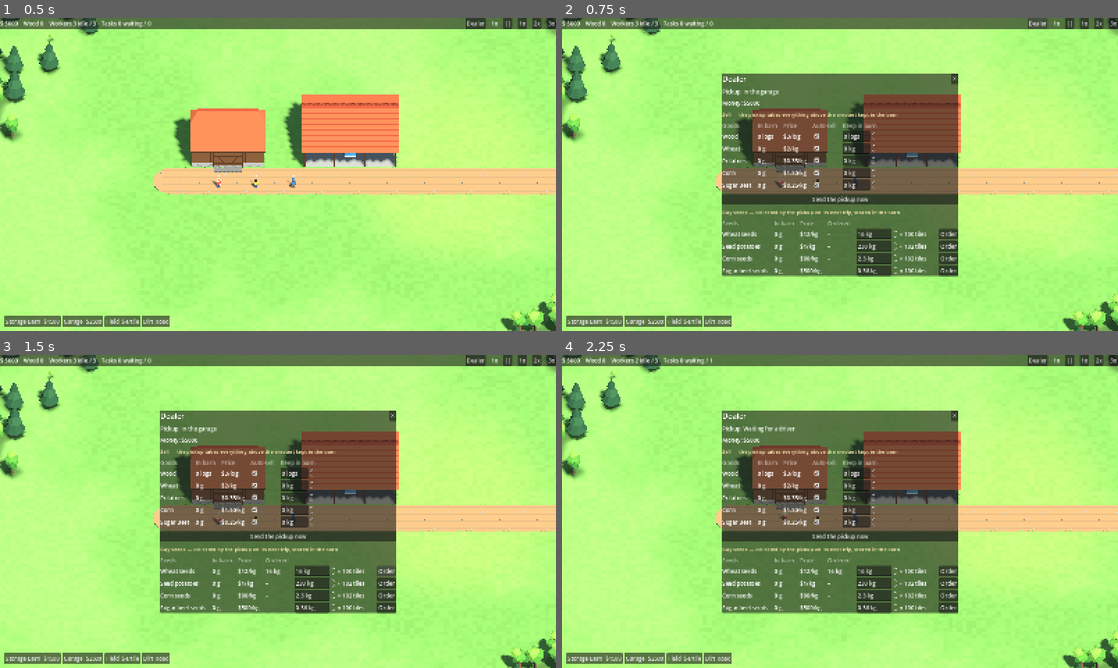
Above: before the commit, frames 1-4 (two rows, left to right).
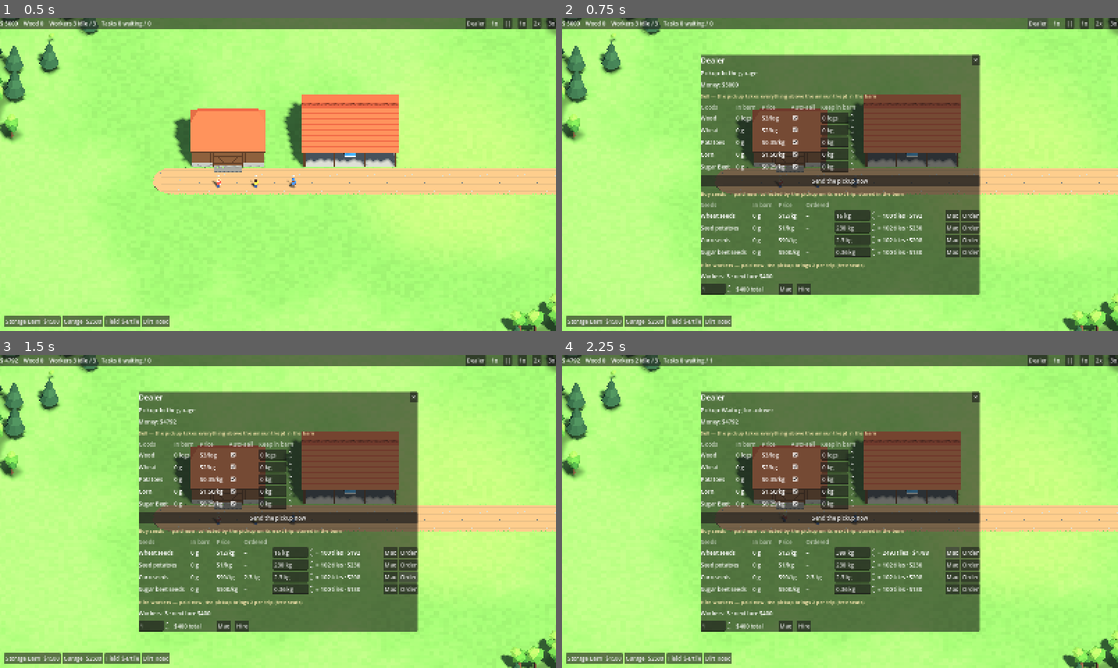
Above: after the commit, the same moments.

Repository: tominek/farmio
Game: Godot game, scene res://scenes/game.tscn
The game is run twice, just before and just after one commit, with the same random seed, the same clock (stepped at 60 frames per second) and the same inputs.
Inputs (mouse positions are in pixels of both pictures, inside the frame that each line leads up to):
- Up to frame 1 (0.5 s): no input
- Up to frame 2 (0.75 s): click "Dealer" at 0.5 s
- Up to frame 3 (1.5 s): click "Order" at 1.25 s
- Up to frame 4 (2.25 s): click (951, 552) at 2 s, where only the run after the commit has a clickable "Max"

Frame 1 is identical in both runs. In frame 2, 21% of the frame differs, in the area x 25-76%, y 11-89%; in frame 3, 21%; in frame 4, 21%, in the area x 0-76%, y 0-89%.

Commit message:
Hire workers at the Dealer, prepay orders, sow partial rows with leftover seed
- Hiring: scaling fee (first 3 free, then $400 ×1.25), new hires ride home on the pickup's free seats
- Seed orders and hires are paid when placed (Max button, disabled when unaffordable, refund on cancel)
- Seed rows take whatever seed is left and sow that many tiles; HUD shows how much seed fields still need
- Design: optional fertilizing and spraying in litres, only when in storage

Diff:
--- a/scripts/game.gd
+++ b/scripts/game.gd
@@ -231,6 +231,9 @@
 	print("fields placed: ", placed.size())
 	for crop in crops:
 		world.order(Defs.seed_of(crop), Defs.seed_per_tile(crop) * 40.0)
+	print("order beyond budget accepted: ", world.order(&"seed_beet", 1000.0))
+	print("hiring 3, cost $", world.hire_cost(3), " workers ", world.workers.size())
+	world.hire(3)
 	if placed.is_empty():
 		return
 	var center := Defs.footprint_center(placed[0].anchor, placed[0].size) + Vector3(18, 0, 0)
@@ -262,6 +265,7 @@
 		print("loading ", world.trip_status, " cargo ", v.cargo, " helpers busy: ", world.workers.filter(func(x: Worker) -> bool: return x.task != null and x.task.kind == Task.Kind.HELP).size())
 		await _shot("10d_unloading_at_dealer", Vector3(v.pos.x, 0, v.pos.y) * Defs.TILE, 22.0, 20.0)
 		print("dealer ", world.trip_status, " cargo ", v.cargo)
+		print("passengers ", v.passengers.size(), " hires waiting ", world.hires_wanted, " workers ", world.workers.size(), " money ", world.money)
 	for step in [[90.0, "11_cultivating"], [150.0, "12_seeding"], [200.0, "13_growing"], [180.0, "14_ripe"], [60.0, "15_harvesting"], [200.0, "16_after_harvest"]]:
 		_simulate(step[0])
 		await _shot(step[1], center, 50.0, 0.0)
--- a/scripts/sim/defs.gd
+++ b/scripts/sim/defs.gd
@@ -41,6 +41,10 @@
 const SELL_PRICE := { &"wood": 3.0, &"wheat": 2.0, &"potato": 0.35, &"corn": 1.5, &"beet": 0.25 }
 const SEED_PRICE := { &"wheat": 12.0, &"potato": 1.0, &"corn": 90.0, &"beet": 500.0 }
 const PICKUP_CAPACITY := 800.0    # kg
+const PICKUP_SEATS := 3           # driver + 2 passengers (new hires ride along)
+const HIRE_TIME := 4.0            # seconds at the Dealer per hired worker
+const HIRE_BASE_COST := 400       # the 4th worker; every next one costs HIRE_COST_GROWTH times more
+const HIRE_COST_GROWTH := 1.25
 const PICKUP_HAUL_MIN := 300.0    # kg in a field pile before the pickup comes for it
 const PICKUP_SPEED := 4.0         # tiles per second on a dirt road
 const VEHICLE_ROAD_SPEED := { &"dirt": 1.0, &"gravel": 1.25 }
@@ -157,6 +161,13 @@
 	return Vector2i(floori(p.x / TILE), floori(p.z / TILE))
 
 
+## One-time fee for the n-th worker (1-based); the family workers are free.
+static func hire_cost(n: int) -> int:
+	if n <= START_WORKERS:
+		return 0
+	return snappedi(roundi(HIRE_BASE_COST * pow(HIRE_COST_GROWTH, n - START_WORKERS - 1)), 50)
+
+
 ## Weight in kg of an amount of a resource (wood is counted in logs).
 static func weight(res: StringName, amount: float) -> float:
 	return amount * LOG_WEIGHT if res == &"wood" else amount
--- a/scripts/sim/task_queue.gd
+++ b/scripts/sim/task_queue.gd
@@ -54,7 +54,7 @@
 		return a.created < b.created)
 	for i in mini(MAX_TRIES, candidates.size()):
 		var t := candidates[i]
-		if t.fetch != &"" and world.stock.get(t.fetch, 0.0) < t.fetch_amount:
+		if t.fetch != &"" and world.stock.get(t.fetch, 0.0) < world.fetch_min(t):
 			t.retry_at = now + 2.0          # e.g. no seeds in storage yet
 			continue
 		var spot: Variant = world.work_spot(t, from)
--- a/scripts/sim/vehicle.gd
+++ b/scripts/sim/vehicle.gd
@@ -11,6 +11,7 @@
 var parked := true
 var driver: Worker = null
 var cargo := {}             # resource -> amount
+var passengers: Array[Worker] = []   # new hires riding to the farm
 
 
 func _init(p_id: int, p_garage: Building, p_block: Vector2i) -> void:
--- a/scripts/sim/worker.gd
+++ b/scripts/sim/worker.gd
@@ -43,6 +43,8 @@
 func tick(world: World, dt: float) -> void:
 	match phase:
 		Phase.IDLE:
+			if in_vehicle:
+				return          # a passenger: rides along until dropped off
 			_poll -= dt
 			if _poll <= 0.0:
 				_poll = 0.5
--- a/scripts/sim/world.gd
+++ b/scripts/sim/world.gd
@@ -25,6 +25,8 @@
 }
 var auto_sell := {}                # resource -> {"on": bool, "keep": float}
 var orders := {}                   # seed resource -> amount ordered at the Dealer, not yet collected
+var hires_wanted := 0               # workers hired at the Dealer, waiting to be picked up
+var _hire_fees: Array[int] = []    # prepaid fee of each waiting hire (refunded on cancel)
 var trip_status := "In the garage"
 
 var tree_kind: PackedByteArray     # Defs.TreeKind per tile
@@ -385,7 +387,8 @@
 				&"cultivate":
 					_queue_row(f, t.row, Field.RowStep.SEED)
 				&"seed":
-					_queue_row(f, t.row, Field.RowStep.GROW)
+					if f.row_task[t.row] == t:   # otherwise the rest of the row still waits for seed
+						_queue_row(f, t.row, Field.RowStep.GROW)
 					w.carrying = &""          # the seed sack is used up
 					w.carry_amount = 0.0
 				&"harvest":
@@ -453,6 +456,8 @@
 		if t.kind == Task.Kind.FIELD and pick.phase == Worker.Phase.WORKING and pick.strip_i > 0:
 			t.cells = t.cells.slice(mini(pick.strip_i, t.cells.size() - 1))
 			t.cell = t.cells[0]
+			if t.fetch != &"":
+				t.fetch_amount = t.cells.size() * Defs.seed_per_tile(t.field.crop)
 	if pick.carrying != &"":
 		deliver(pick)
 	workers.erase(pick)
@@ -463,7 +468,7 @@
 func idle_workers() -> int:
 	var n := 0
 	for w in workers:
-		if w.phase == Worker.Phase.IDLE:
+		if w.phase == Worker.Phase.IDLE and not w.in_vehicle:
 			n += 1
 	return n
 
@@ -481,28 +486,72 @@
 
 # --- seeds ---------------------------------------------------------------------
 
+## Least amount a task can start with: seed rows can be sown partly (one tile's worth).
+func fetch_min(t: Task) -> float:
+	if t.step == &"seed":
+		return Defs.seed_per_tile(t.field.crop) - 0.000001
+	return t.fetch_amount
+
+
 ## Worker picks up what a task needs from storage (seed sack). False if it is gone.
+## With too little seed for the whole row, it takes what there is and sows that many tiles;
+## the rest of the row becomes a new task that waits for more seed.
 func take_fetch(t: Task, w: Worker) -> bool:
-	if stock.get(t.fetch, 0.0) < t.fetch_amount:
+	var have: float = stock.get(t.fetch, 0.0)
+	if have < fetch_min(t):
 		return false
-	stock[t.fetch] -= t.fetch_amount
+	if have < t.fetch_amount - 0.000001:
+		var per_tile := Defs.seed_per_tile(t.field.crop)
+		var n := clampi(floori(have / per_tile + 0.000001), 1, t.cells.size() - 1)
+		var rest := Task.new(Task.Kind.FIELD, t.cells[n], t.work, t.created)
+		rest.category = t.category
+		rest.field = t.field
+		rest.step = t.step
+		rest.row = t.row
+		rest.cells = t.cells.slice(n)
+		rest.fetch = t.fetch
+		rest.fetch_amount = rest.cells.size() * per_tile
+		rest.retry_at = time + 2.0
+		t.cells = t.cells.slice(0, n)
+		t.fetch_amount = n * per_tile
+		t.field.row_task[t.row] = rest
+		tasks.add(rest)
+	var amount := minf(t.fetch_amount, have)
+	stock[t.fetch] = have - amount
 	w.carrying = t.fetch
-	w.carry_amount = t.fetch_amount
+	w.carry_amount = amount
 	stock_changed.emit()
 	return true
+
+
+## Seed still needed by waiting rows beyond what is in storage, per seed resource.
+func seed_shortage() -> Dictionary:
+	var need := {}
+	for t in tasks.tasks:
+		if t.fetch != &"" and t.worker == null:
+			need[t.fetch] = need.get(t.fetch, 0.0) + t.fetch_amount
+	var out := {}
+	for res: StringName in need:
+		var missing: float = need[res] - stock.get(res, 0.0)
+		if missing > 0.000001:
+			out[res] = missing
+	return out
 
 
 ## Short warnings for the HUD.
 func alerts() -> PackedStringArray:
 	var out := PackedStringArray()
-	var missing := {}
-	for t in tasks.tasks:
-		if t.fetch != &"" and t.worker == null and stock.get(t.fetch, 0.0) < t.fetch_amount:
-			missing[t.fetch] = true
-	for res: StringName in missing:
+	var short := seed_shortage()
+	for res: StringName in short:
 		var ordered: float = orders.get(res, 0.0)
-		out.append("No %s in storage — %s" % [Defs.resource_name(res).to_lower(),
-			"the pickup will bring %s" % Defs.format_kg(ordered) if ordered > 0.0 else "order them at the Dealer"])
+		var line := "%s: fields need %s more" % [Defs.resource_name(res), Defs.format_kg(short[res])]
+		if ordered >= short[res]:
+			line += " — the pickup will bring %s" % Defs.format_kg(ordered)
+		elif ordered > 0.0:
+			line += " — ordered %s, order %s more at the Dealer" % [Defs.format_kg(ordered), Defs.format_kg(short[res] - ordered)]
+		else:
+			line += " — order them at the Dealer"
+		out.append(line)
 	return out
 
 
@@ -545,15 +594,91 @@
 	return n
 
 
-func order(res: StringName, amount: float) -> void:
+## Seeds are paid when ordered; the pickup only collects them. False if there is not enough money.
+func order(res: StringName, amount: float) -> bool:
+	var cost := order_cost(res, amount)
+	if amount <= 0.0 or cost > money:
+		return false
+	money -= cost
 	orders[res] = orders.get(res, 0.0) + amount
 	stock_changed.emit()
+	return true
+
+
+func order_cost(res: StringName, amount: float) -> int:
+	return ceili(amount * Defs.SEED_PRICE[StringName(String(res).trim_prefix("seed_"))])
 
 
 ## "Send the pickup now" from the Dealer panel: go even with a small load.
 func request_trip() -> void:
 	_force_trip = true
 	_maybe_queue_trip()
+
+
+## Fee for the next `count` hires, after the ones already waiting at the Dealer.
+func hire_cost(count: int) -> int:
+	var n := 0
+	for i in count:
+		n += Defs.hire_cost(workers.size() + hires_wanted + i + 1)
+	return n
+
+
+## Hires workers at the Dealer. Paid now, picked up by the pickup (free seats per trip).
+## False if there is not enough money.
+func hire(count: int) -> bool:
+	if count <= 0:
+		return false
+	var fees: Array[int] = []
+	for i in count:
+		fees.append(Defs.hire_cost(workers.size() + hires_wanted + i + 1))
+	var cost := 0
+	for fee in fees:
+		cost += fee
+	if cost > money:
+		return false
+	money -= cost
+	_hire_fees.append_array(fees)
+	hires_wanted = _hire_fees.size()
+	stock_changed.emit()
+	return true
+
+
+## Calls off the hires still waiting at the Dealer and refunds their fees.
+func cancel_hires() -> void:
+	for fee in _hire_fees:
+		money += fee
+	_hire_fees.clear()
+	hires_wanted = 0
+	stock_changed.emit()
+
+
+## At the Dealer: signs up waiting hires one by one while there are free seats. True when done.
+func _hire_tick(t: Task, dt: float) -> bool:
+	var v := t.vehicle
+	if hires_wanted <= 0 or v.passengers.size() >= Defs.PICKUP_SEATS - 1:
+		return true
+	trip_status = "Hiring workers at the Dealer"
+	if not _wait(t, dt, Defs.HIRE_TIME):
+		return false
+	t.timer = 0.0
+	_hire_fees.pop_front()
+	hires_wanted = _hire_fees.size()
+	var looks := Worker.Look.values()
+	var w := add_worker(Vector2i(v.pos), looks[(workers.size() - 1) % looks.size()])
+	w.in_vehicle = true
+	w.pos = v.pos
+	v.passengers.append(w)
+	stock_changed.emit()
+	return false
+
+
+## Passengers get off next to the given access cell and start working.
+func _drop_passengers(v: Vehicle, at: Vector2i) -> void:
+	for i in v.passengers.size():
+		var p := v.passengers[i]
+		p.in_vehicle = false
+		p.pos = Vector2(at) + Vector2(0.5, 0.5) + Vector2(0.25 * i, 0.0)
+	v.passengers.clear()
 
 
 ## Field pile waiting for the pickup (enough of it, gate next to a road), or null.
@@ -574,7 +699,7 @@
 	if not v.parked:
 		return
 	var sell := sellable_weight()
-	var to_dealer := orders_total() > 0.0 or sell >= Defs.MIN_TRIP_LOAD or (_force_trip and sell > 0.0)
+	var to_dealer := orders_total() > 0.0 or hires_wanted > 0 or sell >= Defs.MIN_TRIP_LOAD or (_force_trip and sell > 0.0)
 	var field := _field_for_pickup() if not to_dealer else null
 	if not to_dealer and field == null:
 		return
@@ -631,6 +756,8 @@
 		t.steps.append({"type": "drive", "block": dealer_block, "status": "Driving to the Dealer"})
 		t.steps.append({"type": "sell"})
 		t.steps.append({"type": "buy"})
+		if hires_wanted > 0:
+			t.steps.append({"type": "hire"})
 		if orders_total() > 0.0:
 			t.steps.append({"type": "drive", "block": barn_block, "status": "Bringing goods to the barn"})
 			t.steps.append({"type": "unload"})
@@ -672,6 +799,9 @@
 				w.carrying = &""
 				w.carry_amount = 0.0
 				_next_step(t)
+		"hire":
+			if _hire_tick(t, dt):
+				_next_step(t)
 		"park":
 			if t.route.is_empty():
 				t.route = PackedVector2Array([v.parking_pos()])
@@ -683,11 +813,14 @@
 				v.driver = null
 				w.in_vehicle = false
 				w.pos = Vector2(v.garage.access) + Vector2(0.5, 0.5)
+				_drop_passengers(v, v.garage.access)
 				trip_status = "In the garage"
 				_trip_task = null
 				return true
 	if w.in_vehicle:
 		w.pos = v.pos
+	for p in v.passengers:
+		p.pos = v.pos
 	return false
 
 
@@ -761,19 +894,17 @@
 		"buy":
 			place = dealer().access
 			var space := Defs.PICKUP_CAPACITY
-			var budget := float(money)
 			for res in orders.keys():
-				var price: float = Defs.SEED_PRICE[StringName(String(res).trim_prefix("seed_"))]
-				var n := minf(minf(orders[res], space), budget / price)
+				var n := minf(orders[res], space)
 				if n > 0.0:
 					items.append([res, n])
 					orders[res] -= n
 					space -= n
-					budget -= n * price
 				if orders[res] <= 0.0001:
 					orders.erase(res)
 		"unload":
 			place = _storage_for(v).access
+			_drop_passengers(v, place)     # new hires get off and lend a hand
 			dir = "out"
 			for res in v.cargo:
 				items.append([res, v.cargo[res]])
@@ -884,7 +1015,7 @@
 			f.pile_reserved -= n
 			f.dirty = true
 		"buy":
-			money -= roundi(n * Defs.SEED_PRICE[StringName(String(res).trim_prefix("seed_"))])
+			pass                        # paid when ordered
 		"sell":
 			money += roundi(n * Defs.SELL_PRICE.get(res, 0.0))
 		"unload":
--- a/scripts/ui/dealer_panel.gd
+++ b/scripts/ui/dealer_panel.gd
@@ -7,6 +7,12 @@
 var _money: Label
 var _stock_labels := {}     # resource -> Label
 var _order_labels := {}     # seed resource -> Label
+var _hire_info: Label
+var _hire_count: SpinBox
+var _hire_cost: Label
+var _hire_cancel: Button
+var _hire_btn: Button
+var _seed_rows: Array[Dictionary] = []
 var _accum := 0.0
 
 
@@ -65,7 +71,7 @@
 	send.pressed.connect(world.request_trip)
 	box.add_child(send)
 
-	box.add_child(_section("Buy seeds — collected by the pickup on its next trip, stored in the barn"))
+	box.add_child(_section("Buy seeds — paid now, collected by the pickup on its next trip, stored in the barn"))
 	var buy := GridContainer.new()
 	buy.columns = 5
 	buy.add_theme_constant_override("h_separation", 18)
@@ -93,17 +99,45 @@
 		qty.custom_minimum_size.x = 120
 		row.add_child(qty)
 		var tiles := _cell("")
-		tiles.custom_minimum_size.x = 110
-		var show_tiles := func(v: float) -> void: tiles.text = "≈ %d tiles" % floori(v / per_tile)
-		show_tiles.call(qty.value)
-		qty.value_changed.connect(show_tiles)
+		tiles.custom_minimum_size.x = 190
 		row.add_child(tiles)
-		var order := Button.new()
-		order.text = "Order"
-		order.focus_mode = Control.FOCUS_NONE
-		order.pressed.connect(func() -> void: world.order(res, qty.value))
+		var max_btn := _button("Max", func() -> void:
+			var price: float = Defs.SEED_PRICE[crop]
+			qty.value = maxf(step, floorf(world.money / price / step) * step))
+		row.add_child(max_btn)
+		var order := _button("Order", func() -> void: world.order(res, qty.value); refresh())
 		row.add_child(order)
+		_seed_rows.append({"res": res, "qty": qty, "tiles": tiles, "order": order, "per_tile": per_tile})
+		qty.value_changed.connect(func(_v: float) -> void: refresh())
 		buy.add_child(row)
+
+	box.add_child(_section("Hire workers — paid now, the pickup brings %d per trip (free seats)" % (Defs.PICKUP_SEATS - 1)))
+	_hire_info = _cell("")
+	box.add_child(_hire_info)
+	var hire_row := HBoxContainer.new()
+	hire_row.add_theme_constant_override("separation", 12)
+	box.add_child(hire_row)
+	_hire_count = SpinBox.new()
+	_hire_count.min_value = 1
+	_hire_count.max_value = 20
+	_hire_count.custom_minimum_size.x = 90
+	_hire_count.value_changed.connect(func(_v: float) -> void: refresh())
+	hire_row.add_child(_hire_count)
+	_hire_cost = _cell("")
+	_hire_cost.custom_minimum_size.x = 110
+	hire_row.add_child(_hire_cost)
+	hire_row.add_child(_button("Max", func() -> void:
+		var n := 1
+		while n < _hire_count.max_value and world.hire_cost(n + 1) <= world.money:
+			n += 1
+		_hire_count.value = n))
+	_hire_btn = _button("Hire", func() -> void: world.hire(int(_hire_count.value)); refresh())
+	hire_row.add_child(_hire_btn)
+	_hire_cancel = Button.new()
+	_hire_cancel.text = "Cancel waiting hires"
+	_hire_cancel.focus_mode = Control.FOCUS_NONE
+	_hire_cancel.pressed.connect(func() -> void: world.cancel_hires(); refresh())
+	hire_row.add_child(_hire_cancel)
 	refresh()
 
 
@@ -119,6 +153,14 @@
 	var l := _cell(text)
 	l.modulate = Color(1, 1, 1, 0.6)
 	return l
+
+
+func _button(text: String, on_pressed: Callable) -> Button:
+	var b := Button.new()
+	b.text = text
+	b.focus_mode = Control.FOCUS_NONE
+	b.pressed.connect(on_pressed)
+	return b
 
 
 func _cell(text: String) -> Label:
@@ -151,3 +193,20 @@
 	for res in _order_labels:
 		var n: float = world.orders.get(res, 0.0)
 		(_order_labels[res] as Label).text = Defs.format_kg(n) if n > 0.0 else "–"
+	var waiting := ""
+	if world.hires_wanted > 0:
+		waiting = " · %d waiting at the Dealer" % world.hires_wanted
+	var riding := 0
+	if v:
+		riding = v.passengers.size()
+	if riding > 0:
+		waiting += " · %d riding to the farm" % riding
+	_hire_info.text = "Workers: %d%s · next hire $%d" % [world.workers.size(), waiting, world.hire_cost(1)]
+	_hire_cost.text = "$%d total" % world.hire_cost(int(_hire_count.value))
+	_hire_cancel.visible = world.hires_wanted > 0
+	_hire_btn.disabled = world.hire_cost(int(_hire_count.value)) > world.money
+	for r in _seed_rows:
+		var qty: SpinBox = r["qty"]
+		var cost := world.order_cost(r["res"], qty.value)
+		(r["tiles"] as Label).text = "≈ %d tiles · $%d" % [floori(qty.value / r["per_tile"]), cost]
+		(r["order"] as Button).disabled = cost > world.money
Not shown, changed: docs/design/02-grid-and-building.md
Not shown, changed: docs/design/03-workers.md
Not shown, changed: docs/design/05-resources-and-production.md
